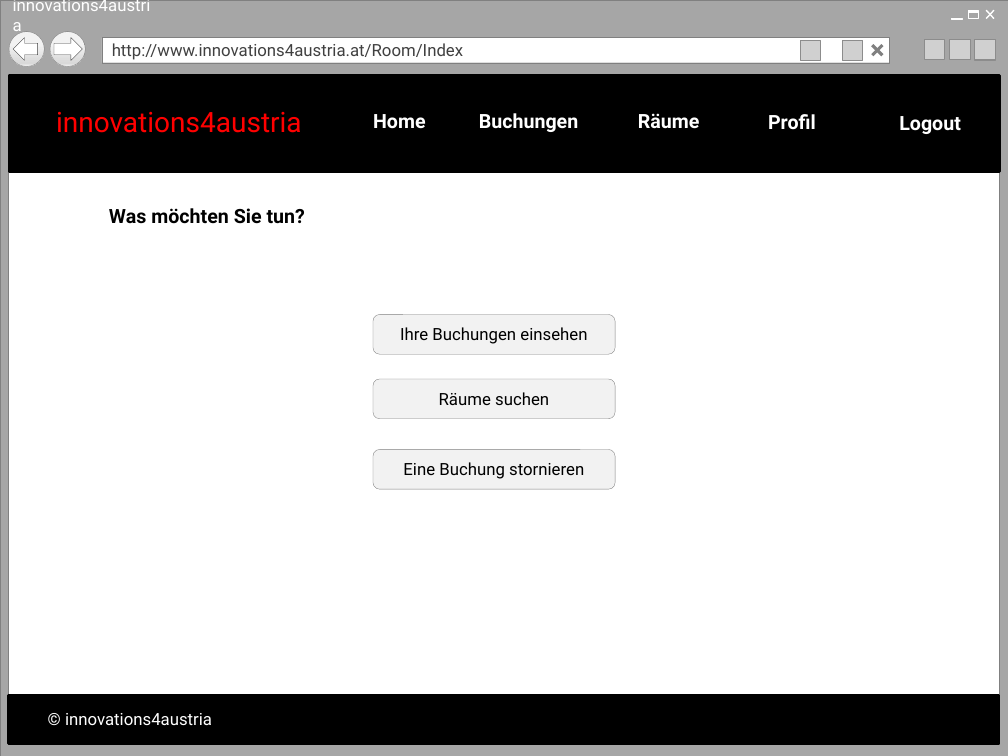
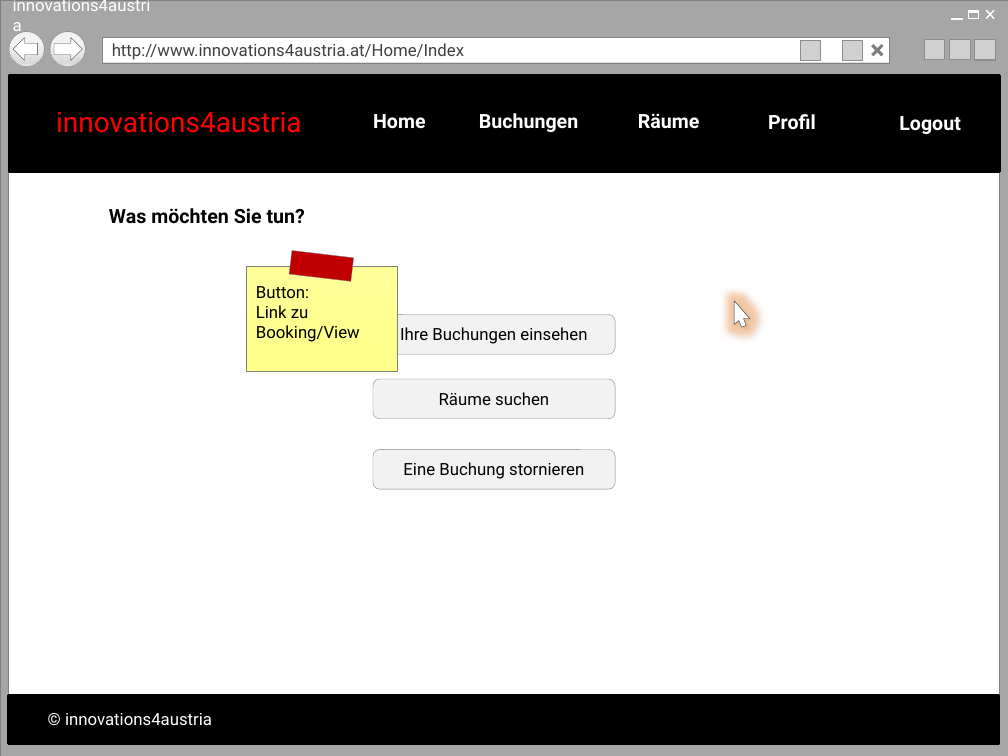
Before and after one commit to marcowurzenberger/ITIN20LAP, a slide deck: slide 9 of Mockup.pptx. Drawn at 1008x756 pixels with LibreOffice and Linux fonts; fonts in the diff are those of the drawing; grey boxes stand for pictures; background and template pictures are left out. Boxes give left, top, right and bottom in pixels: in the first picture for what was removed or moved away, otherwise in the second. Text is boxed around its words. In the diff, an @@ line names an element or a change of style, - is before the commit and + after.

Commit message:
Mockup innovations4austria
Weiter am Mockup gearbeitet

```diff
--- a/Mockup.pptx
+++ b/Mockup.pptx
@@ text in rectangle at [112, 43, 464, 60]: text changed @@
-http://www.innovations4austria.at/Room/Index
+http://www.innovations4austria.at/Home/Index
@@ rectangle added at [246, 267, 397, 372], fill gradient #FFFF99 to #FFFF89, outline #808080 0.25 pt, 12 pt, text #000000 @@
+Button:
+Link zu Booking/View
@@ rectangle added at [289, 250, 354, 282], fill #C00000, outline #808080 0.25 pt @@
@@ freeform shape added at [727, 298, 752, 330], fill #FFFFFF, outline #262626 0.25 pt @@
```
Also in this commit, not shown: 2 other slides changed, 1 slide added.
